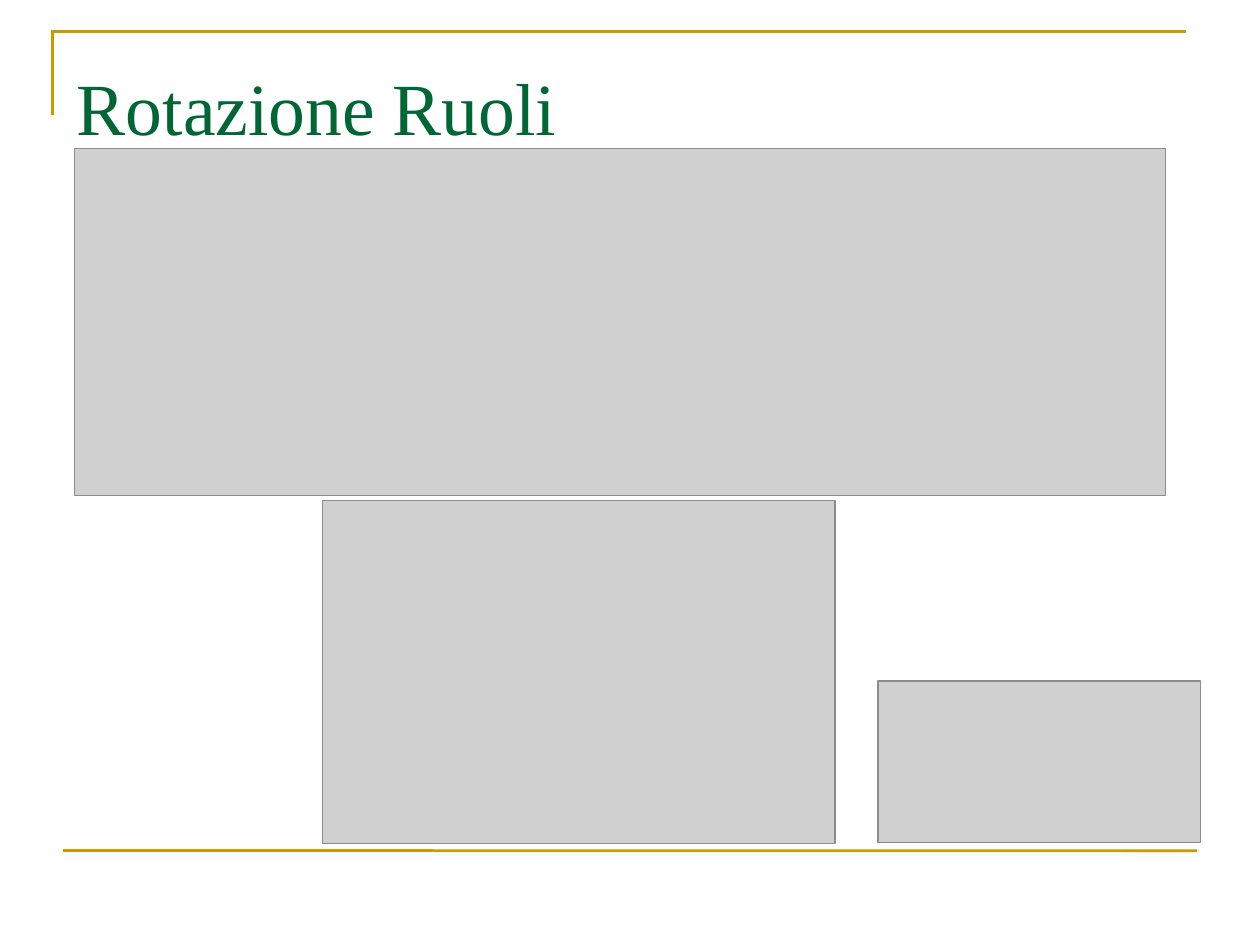
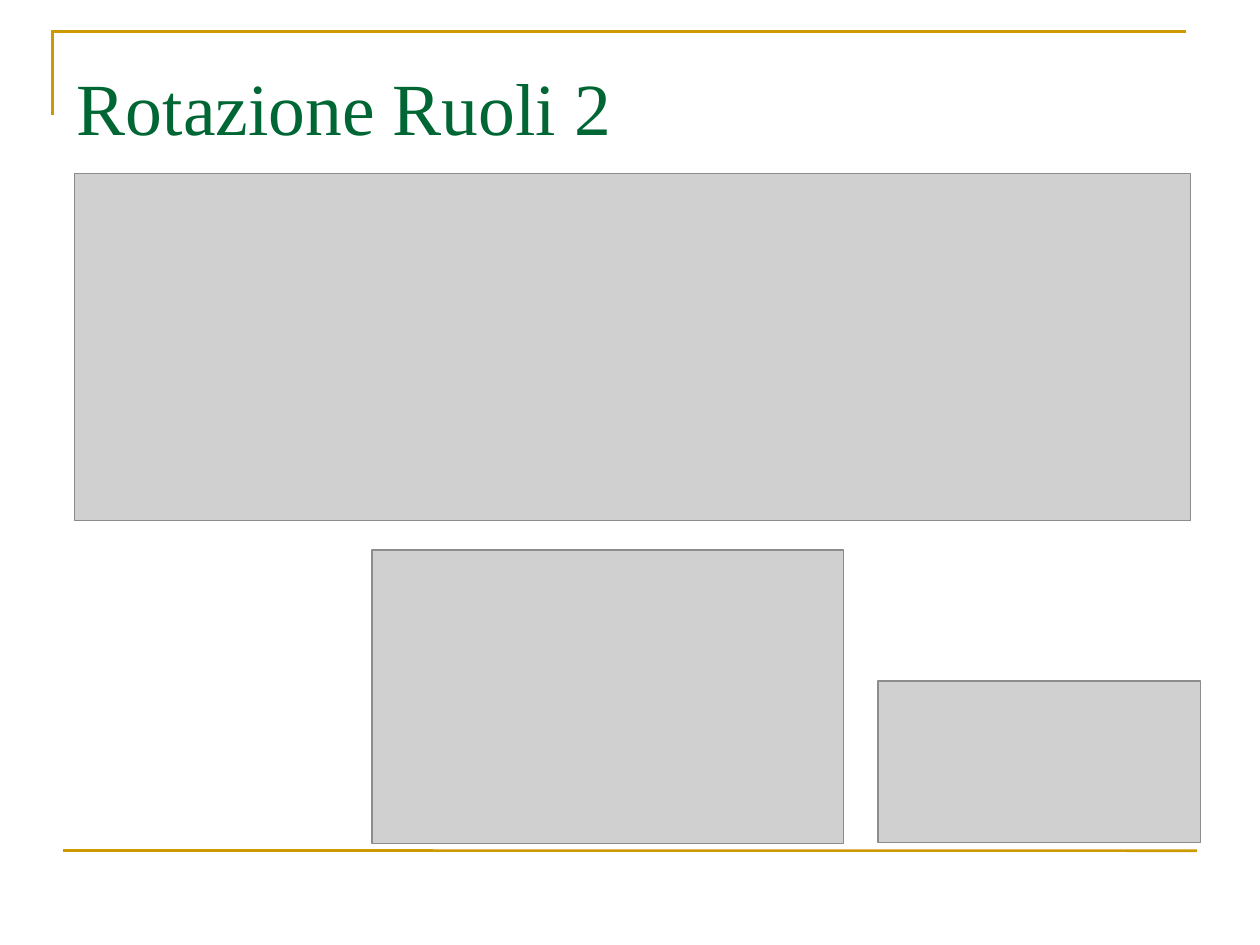
Before and after one commit to webshape/ajaxdraw, a slide deck: slide 14 of doc/PresentazioneRR/PresentazionePianoDiProgetto.ppt (slide 13 before the commit). Drawn at 1260x945 pixels with LibreOffice and Linux fonts; fonts in the diff are those of the drawing; grey boxes stand for pictures. Boxes give left, top, right and bottom in pixels: in the first picture for what was removed or moved away, otherwise in the second. Text is boxed around its words. In the diff, an @@ line names an element or a change of style, - is before the commit and + after.

```diff
--- a/doc/PresentazioneRR/PresentazionePianoDiProgetto.ppt
+++ b/doc/PresentazioneRR/PresentazionePianoDiProgetto.ppt
@@ title at (77,84,612,136): text changed @@
-Rotazione Ruoli
+Rotazione Ruoli 2
@@ picture: place and size @@
-picture at (74,149,1166,496)
+picture at (74,174,1191,522)
@@ picture: place and size @@
-picture at (323,500,835,843)
+picture at (372,551,843,844)
```
Also in this commit, not shown: 1 other slide changed, 4 slides added, 3 slides removed.
